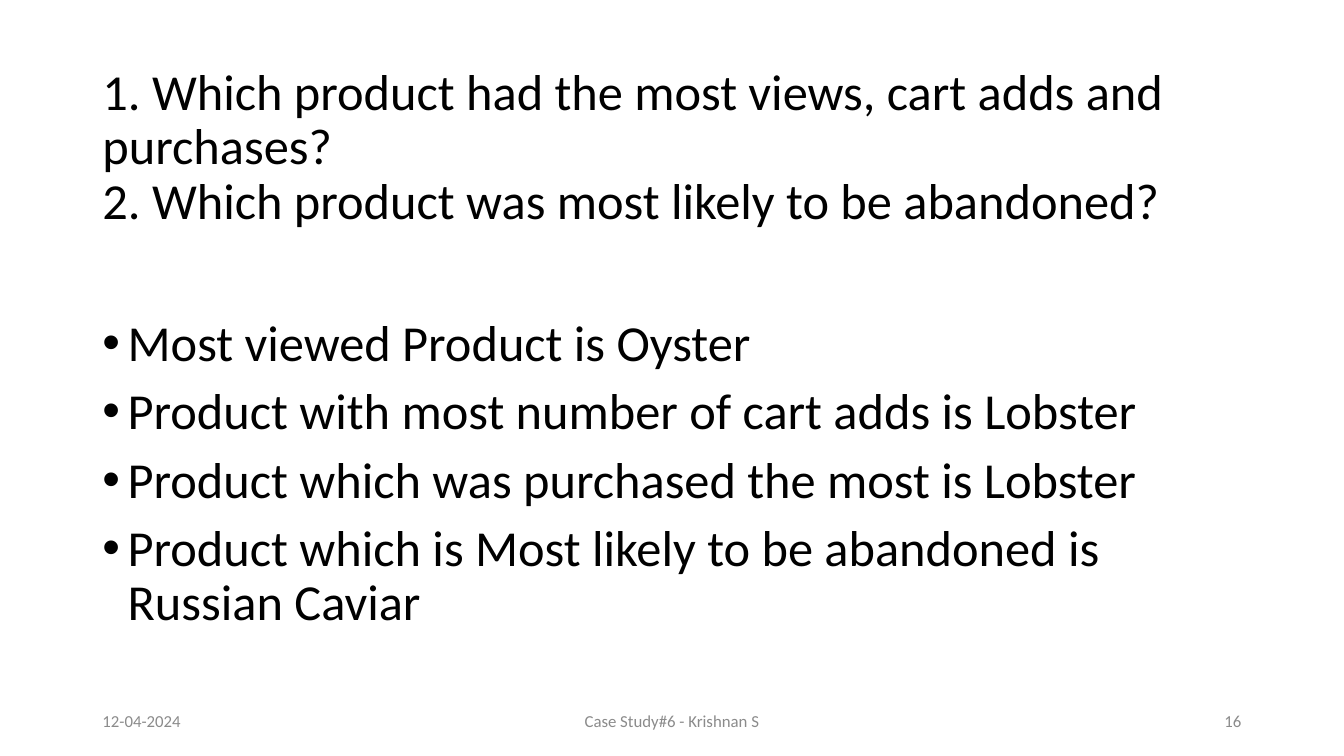
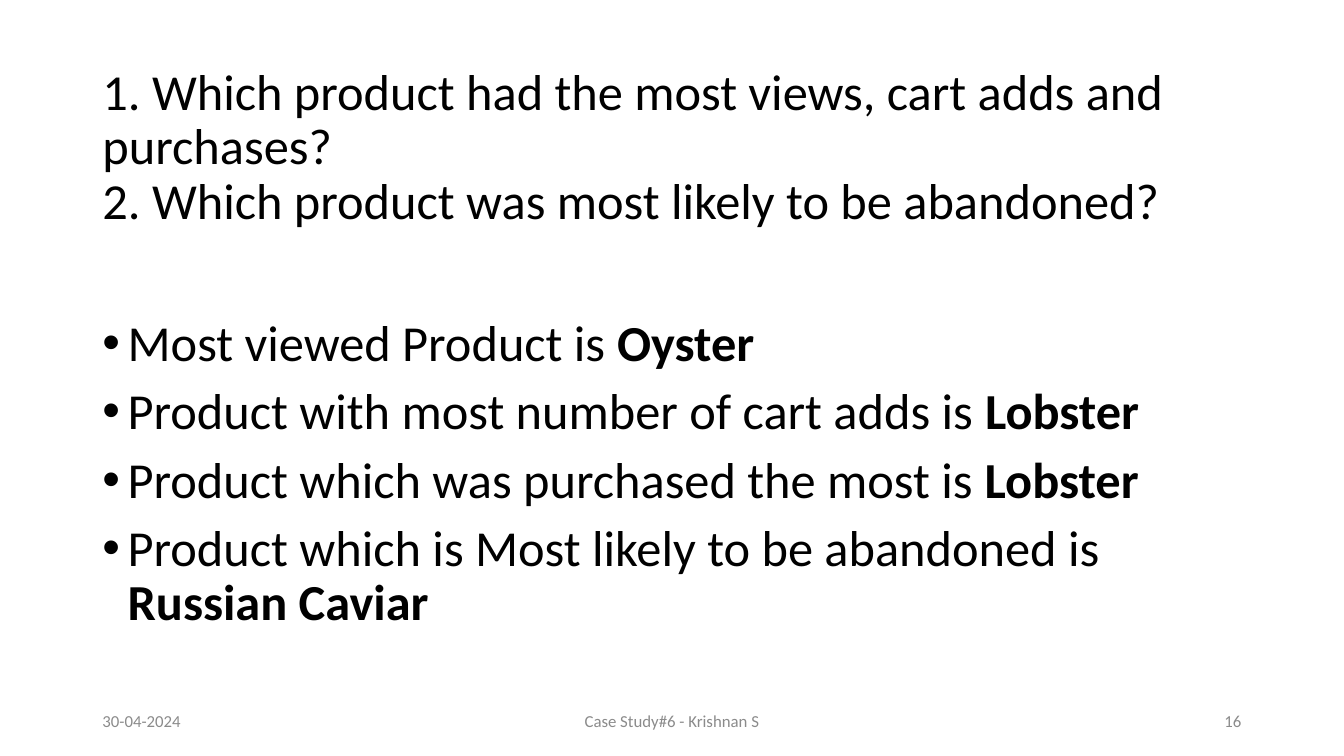
Before and after one commit to Krishnann-s/8-Week-SQL-Challenge, a slide deck: slide 16 of Case Study 6/Clique Bait.pptx. Drawn at 1344x756 pixels with LibreOffice and Linux fonts; fonts in the diff are those of the drawing. Boxes give left, top, right and bottom in pixels: in the first picture for what was removed or moved away, otherwise in the second. Text is boxed around its words. In the diff, an @@ line names an element or a change of style, - is before the commit and + after.

```diff
--- a/Case Study 6/Clique Bait.pptx
+++ b/Case Study 6/Clique Bait.pptx
@@ text "Most viewed Product is Oyster" at [128, 326, 1139, 621]: bold on in "Oyster", "Lobster", "Lobster", "Russian Caviar" @@
@@ text at [102, 716, 180, 727]: text changed @@
-12-04-2024
+30-04-2024
```
Also in this commit, not shown: 21 other slides changed.
